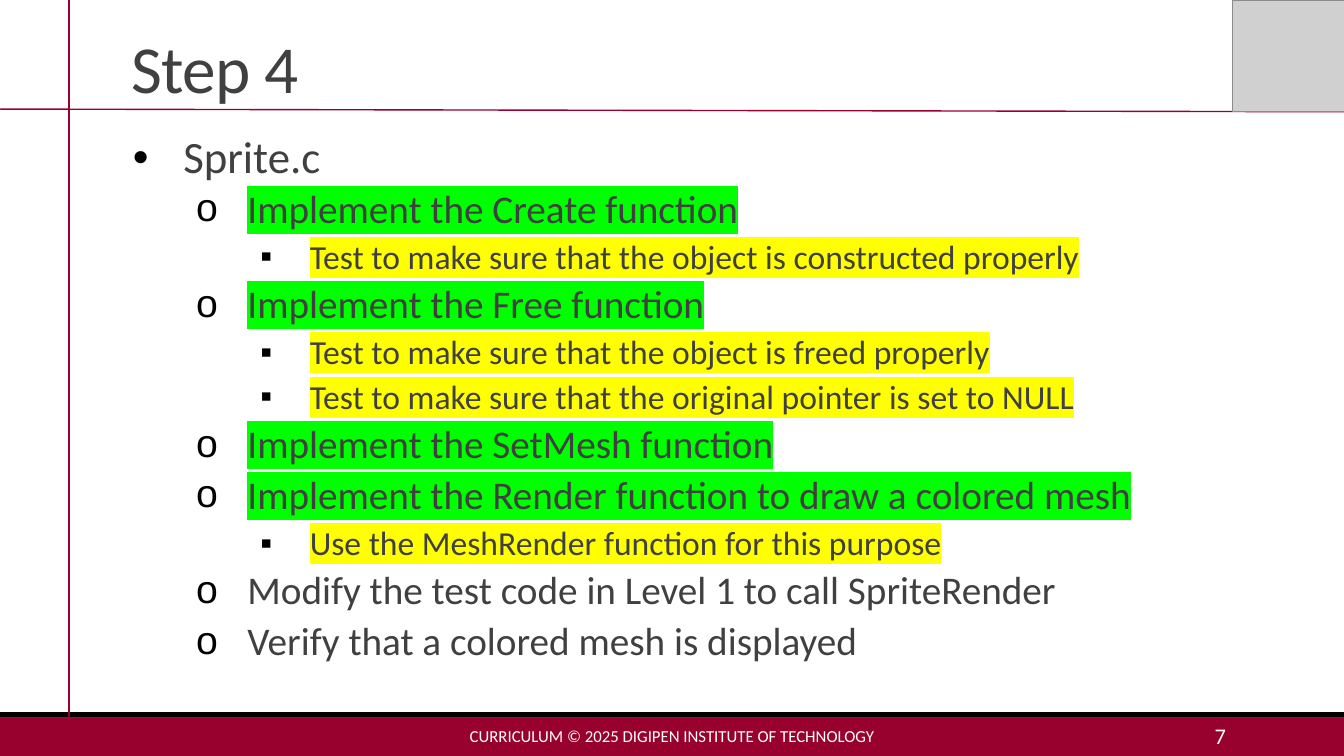
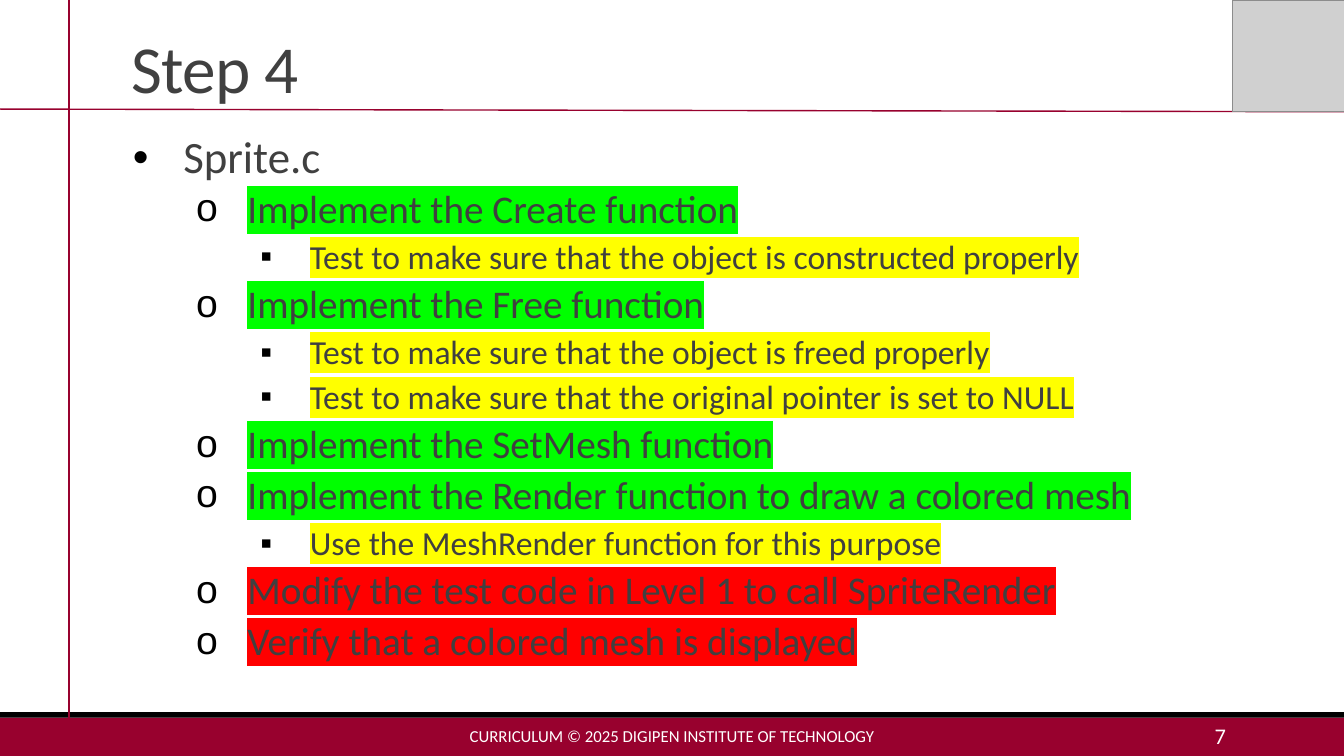
Before and after one commit to MakoJBryant/cs-230-project-game-engine, a slide deck: slide 7 of Project2-Lecture.pptx. Drawn at 1344x756 pixels with LibreOffice and Linux fonts; fonts in the diff are those of the drawing; grey boxes stand for pictures. Boxes give left, top, right and bottom in pixels: in the first picture for what was removed or moved away, otherwise in the second. Text is boxed around its words. In the diff, an @@ line names an element or a change of style, - is before the commit and + after.

```diff
--- a/Project2-Lecture.pptx
+++ b/Project2-Lecture.pptx
@@ text at (x1=247, y1=576, x2=1056, y2=662): highlight none to #FF0000 in "Modify the test code in Level 1 ...", "Verify that a colored mesh is displayed" @@
```
Also in this commit, not shown: 1 other slide changed, 3 other files.
